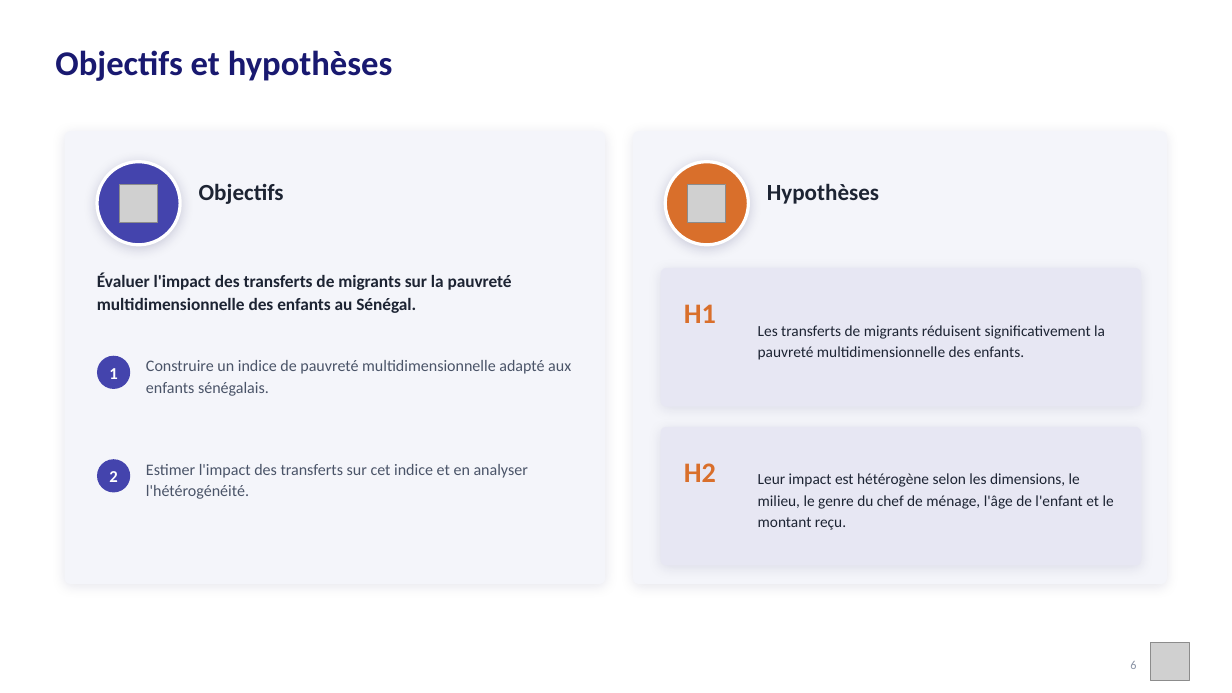
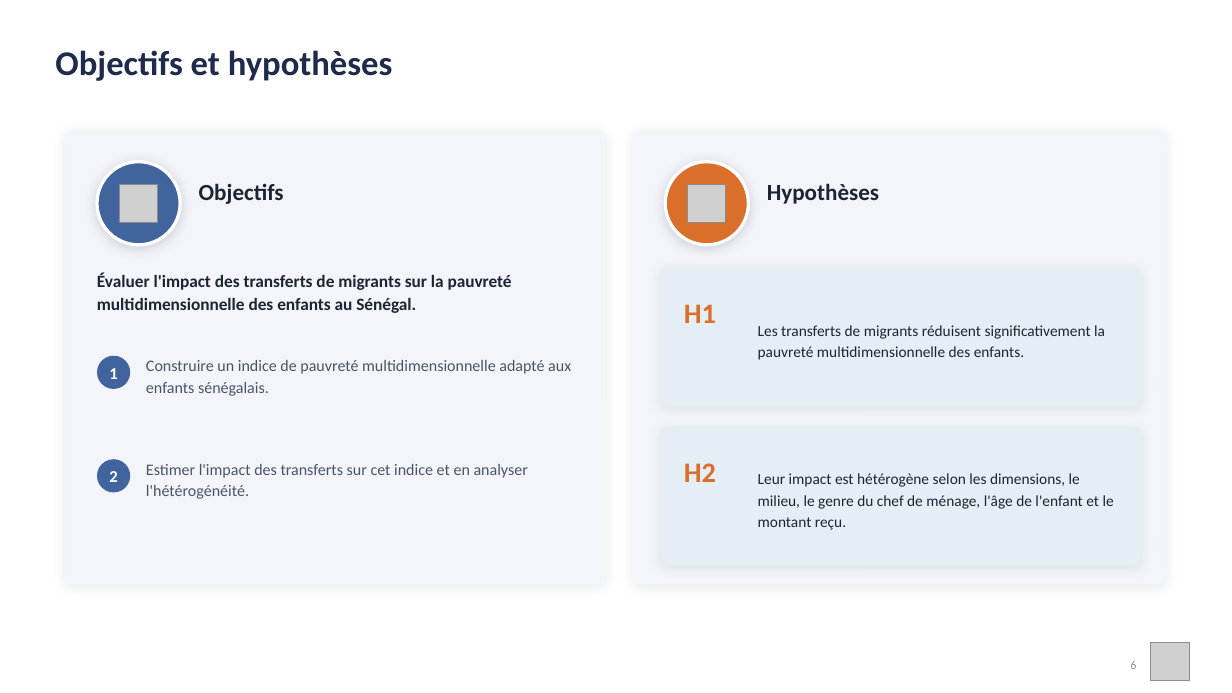
Before and after one commit to JODRAFF9/MEMOIRE, a slide deck: slide 6 of infographie/presentation_infographique.pptx. Drawn at 1232x693 pixels with LibreOffice and Linux fonts; fonts in the diff are those of the drawing; grey boxes stand for pictures. Boxes give left, top, right and bottom in pixels: in the first picture for what was removed or moved away, otherwise in the second. Text is boxed around its words. In the diff, an @@ line names an element or a change of style, - is before the commit and + after.

```diff
--- a/infographie/presentation_infographique.pptx
+++ b/infographie/presentation_infographique.pptx
@@ text "Objectifs et hypothèses" at bbox=[55, 50, 393, 81]: text colour #191970 to #1E2B4A @@
@@ rounded rectangle at bbox=[65, 131, 605, 584]: shadow changed @@
@@ ellipse at bbox=[97, 162, 180, 245]: fill #4444AD to #41639E; shadow changed @@
@@ ellipse at bbox=[97, 356, 130, 389]: fill #4444AD to #41639E @@
@@ ellipse at bbox=[97, 459, 130, 493]: fill #4444AD to #41639E @@
```
Also in this commit, not shown: 26 other slides changed, 2 other files.
